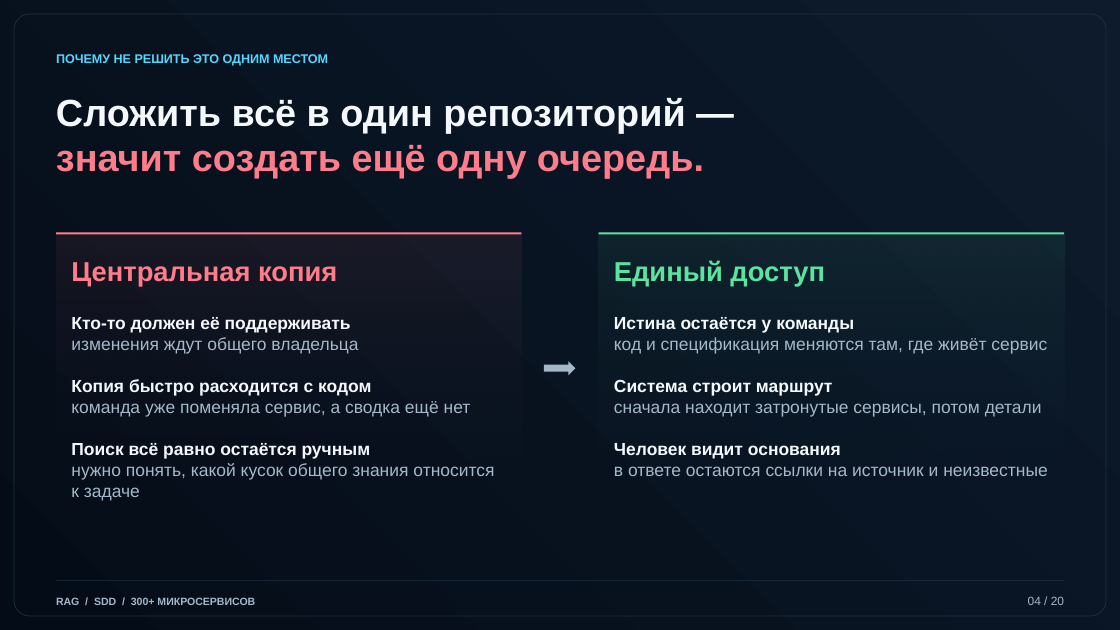
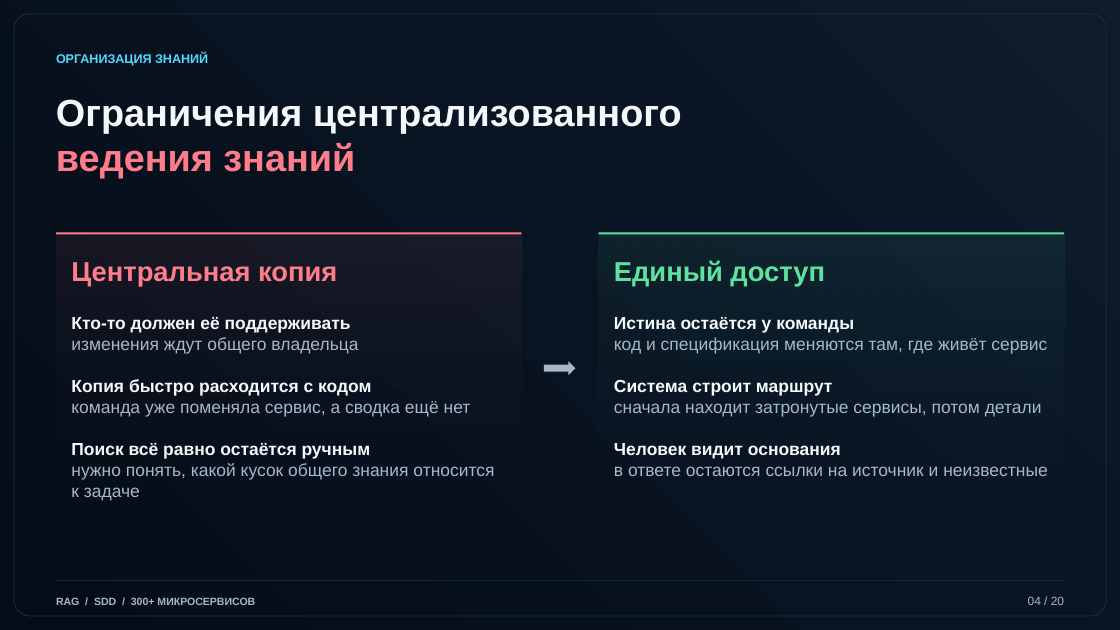
Before and after one commit to arptra/kb-rag-mcp, a slide deck: slide 4 of docs/corporate-rag-presentation.pptx. Drawn at 1120x630 pixels with LibreOffice and Linux fonts; fonts in the diff are those of the drawing. Boxes give left, top, right and bottom in pixels: in the first picture for what was removed or moved away, otherwise in the second. Text is boxed around its words. In the diff, an @@ line names an element or a change of style, - is before the commit and + after.

```diff
--- a/docs/corporate-rag-presentation.pptx
+++ b/docs/corporate-rag-presentation.pptx
@@ text at <box>56,53,208,66</box>: text changed @@
-ПОЧЕМУ НЕ РЕШИТЬ ЭТО ОДНИМ МЕСТОМ
+ОРГАНИЗАЦИЯ ЗНАНИЙ
@@ text at <box>56,99,682,178</box>: text changed; text colour #FF7C8B to #F4F8FB @@
-Сложить всё в один репозиторий —
-значит создать ещё одну очередь.
+Ограничения централизованного
+ведения знаний
```
Also in this commit, not shown: 19 other slides changed.
